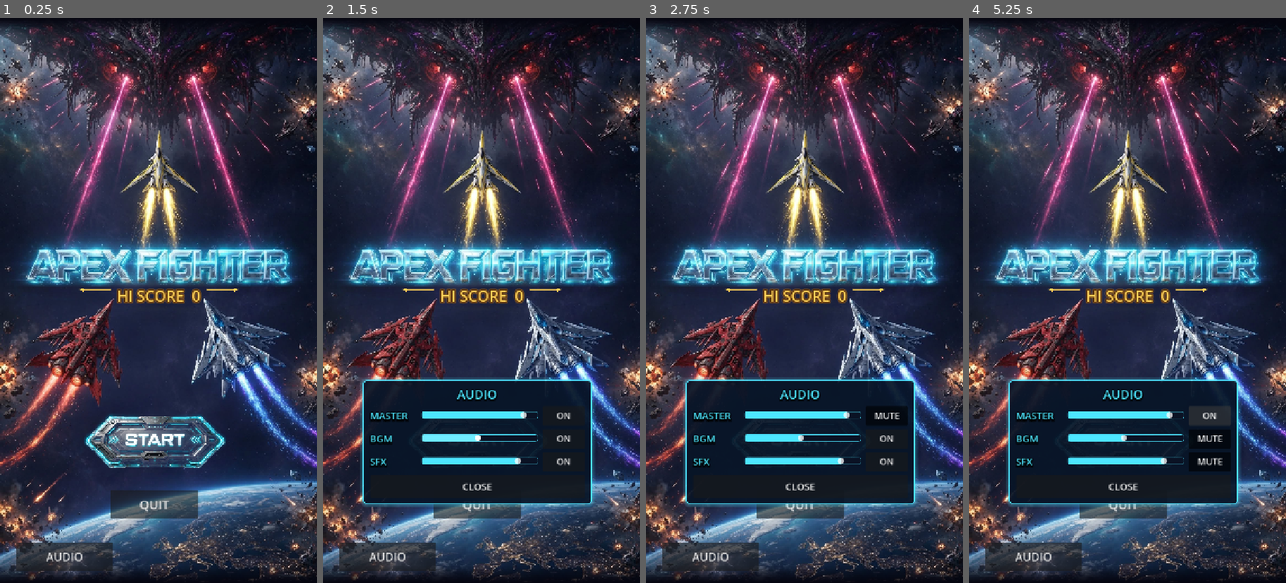
Above: before the commit, frames 1-4 (left to right).
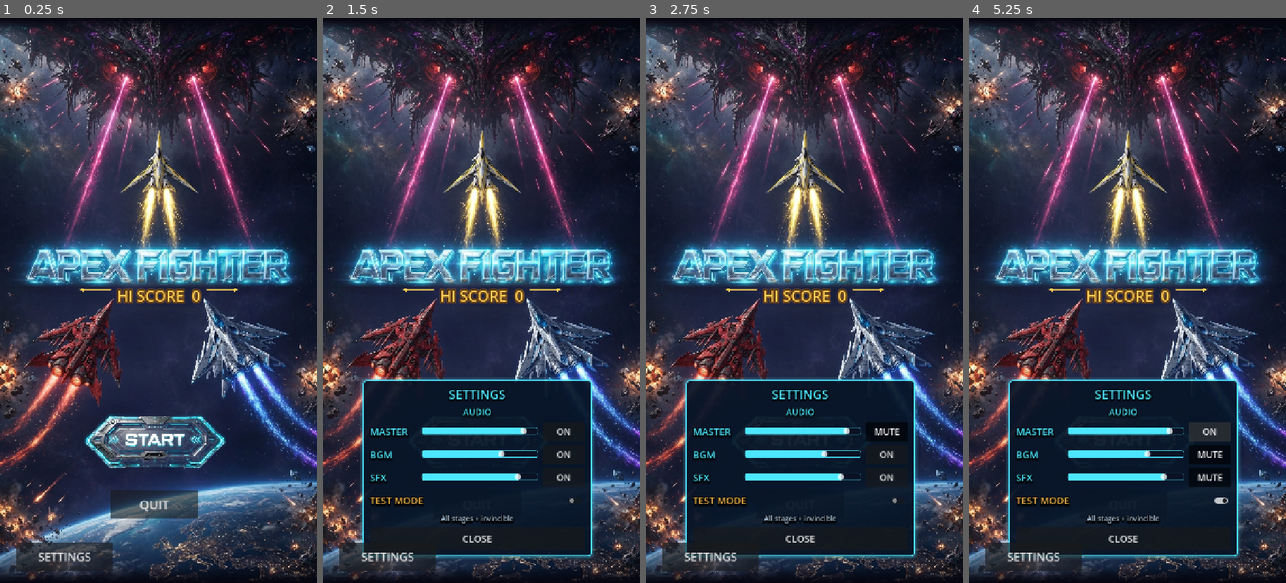
Above: after the commit, the same moments.

Repository: apsmkimo/Apex-Fighter
Game: Godot game, scene res://src/ui/menus/title_screen.tscn
The game is run twice, just before and just after one commit, with the same random seed, the same clock (stepped at 60 frames per second) and the same inputs.
Inputs (mouse positions are in pixels of both pictures, inside the frame that each line leads up to):
- Up to frame 1 (0.25 s): no input
- Up to frame 2 (1.5 s): click "AUDIO" (after the commit: "SETTINGS") at 0.5 s; click (478, 441) at 1.25 s
- Up to frame 3 (2.75 s): click "ON" at 2 s
- Up to frame 4 (5.25 s): click "ON" at 2.75 s; click "ON" at 3.5 s; click (1209, 498) at 4.27 s; click "MUTE" at 5 s

The runs differ from the first frame. In frame 1, 0.2% of the frame differs, in the area x 12-29%, y 94-97%; in frame 2, 10%; in frame 3, 11%; in frame 4, 11%, in the area x 11-86%, y 65-97%.

Commit message:
Fix star map node 10 overlap, rename AUDIO to SETTINGS, add TEST MODE (all stages + invincible)

Diff:
--- a/src/autoload/game_manager.gd
+++ b/src/autoload/game_manager.gd
@@ -41,6 +41,8 @@
 var last_run_cleared := false
 ## 已依序通過的關卡數（星圖解鎖用，0 = 只有第一關可以打）
 var cleared_stages := 0
+## 測試模式（SETTINGS 開關）：所有關卡都能選、戰機無敵。會存檔
+var test_mode := false
 
 
 func _ready() -> void:
@@ -215,6 +217,7 @@
 				hi_scores[key] = int(cfg.get_value("hi_scores", key, 0))
 		last_diff = String(cfg.get_value("settings", "difficulty", "normal"))
 		cleared_stages = int(cfg.get_value("progress", "cleared_stages", 0))
+		test_mode = bool(cfg.get_value("settings", "test_mode", false))
 	var d := Database.get_difficulty(StringName(last_diff))
 	set_difficulty(d if d else Database.default_difficulty())
 
@@ -240,7 +243,13 @@
 	if difficulty:
 		cfg.set_value("settings", "difficulty", String(difficulty.id))
 	cfg.set_value("progress", "cleared_stages", cleared_stages)
+	cfg.set_value("settings", "test_mode", test_mode)
 	cfg.save(SAVE_PATH)
+
+
+func set_test_mode(on: bool) -> void:
+	test_mode = on
+	_save()
 	# SMCPKG_SUPPORT<<<CursorM9SaveEnd
 
 
--- a/src/entities/player/player.gd
+++ b/src/entities/player/player.gd
@@ -172,6 +172,10 @@
 func take_hit(amount: int) -> void:
 	if not alive or _entering or invincible > 0.0:
 		return
+	# 測試模式：無敵（照樣閃一下讓人知道被打到）
+	if GameManager.test_mode:
+		invincible = 0.15
+		return
 	if shield > 0.0:
 		shield = 0.0
 		invincible = 0.6
--- a/src/ui/audio_panel.gd
+++ b/src/ui/audio_panel.gd
@@ -28,12 +28,32 @@
 	_box = VBoxContainer.new()
 	_box.add_theme_constant_override(&"separation", 8)
 	add_child(_box)
-	_box.add_child(UiKit.label("AUDIO", 28, NeonDraw.CYAN))
+	_box.add_child(UiKit.label("SETTINGS", 28, NeonDraw.CYAN))
+	_box.add_child(UiKit.label("AUDIO", 20, NeonDraw.CYAN))
 	_add_row(&"Master", "MASTER")
 	_add_row(&"BGM", "BGM")
 	_add_row(&"SFX", "SFX")
 	AudioManager.settings_changed.connect(_refresh)
 	_refresh()
+	_add_test_toggle()
+
+
+## 測試模式開關：所有關卡可選＋戰機無敵（暫時給開發測試用）
+func _add_test_toggle() -> void:
+	var row := HBoxContainer.new()
+	row.add_theme_constant_override(&"separation", 10)
+	var lab := UiKit.label("TEST MODE", 22, Color(1.0, 0.75, 0.3))
+	lab.horizontal_alignment = HORIZONTAL_ALIGNMENT_LEFT
+	lab.size_flags_horizontal = Control.SIZE_EXPAND_FILL
+	row.add_child(lab)
+	var btn := CheckButton.new()
+	btn.focus_mode = Control.FOCUS_NONE
+	btn.button_pressed = GameManager.test_mode
+	btn.custom_minimum_size = Vector2(90, 44)
+	btn.toggled.connect(func(on: bool) -> void: GameManager.set_test_mode(on))
+	row.add_child(btn)
+	_box.add_child(row)
+	_box.add_child(UiKit.label("All stages + invincible", 16, Color(0.7, 0.8, 0.9)))
 
 
 ## 標題畫面的彈出面板用：多一顆關閉鈕
--- a/src/ui/menus/star_map.gd
+++ b/src/ui/menus/star_map.gd
@@ -64,7 +64,7 @@
 	for i in SLOT_COUNT:
 		# 左右交錯，再加一點固定的錯位，讓航線不像棋盤
 		var x := 230.0 if i % 2 == 0 else 490.0
-		x += [0.0, 20.0, -30.0, 10.0, -15.0, 25.0, -20.0, 15.0, -10.0][i]
+		x += [0.0, 20.0, -30.0, 10.0, -15.0, 25.0, -20.0, 15.0, -10.0, 20.0][i % 10]
 		_nodes.append(Vector2(x, MAP_H - BOTTOM_PAD - i * STEP_Y))
 	# 用 Catmull-Rom 把節點串成平滑航線
 	_path = PackedVector2Array()
@@ -96,7 +96,7 @@
 
 
 func _is_unlocked(i: int) -> bool:
-	return i < _stage_count() and i <= GameManager.cleared_stages
+	return i < _stage_count() and (i <= GameManager.cleared_stages or GameManager.test_mode)
 
 
 func _node_map(i: int) -> Vector2:
@@ -253,7 +253,9 @@
 	for p in _path:
 		scaled.append(_to_screen(p))
 	# 已解鎖航段的終點索引
-	var lit_end := _path_seg_start[mini(_current_index(), _path_seg_start.size() - 1)] if _current_index() > 0 else 0
+	# 第 i 個節點在 _path 的位置：最後一個節點是整條路徑的終點
+	var ci := _current_index()
+	var lit_end := (_path_seg_start[ci] if ci < _path_seg_start.size() else _path.size() - 1) if ci > 0 else 0
 	lit_end = mini(lit_end, scaled.size() - 1)
 	# 先畫整條暗色虛線
 	for i in range(0, scaled.size() - 1, 2):
--- a/src/ui/menus/title_screen.gd
+++ b/src/ui/menus/title_screen.gd
@@ -136,7 +136,7 @@
 
 # SMCPKG_SUPPORT>>>CursorM9TitleAudioUi
 func _build_audio() -> void:
-	var audio_btn := UiKit.button("AUDIO", 26, Vector2(220, 64))
+	var audio_btn := UiKit.button("SETTINGS", 26, Vector2(220, 64))
 	audio_btn.position = Vector2(36, 1188)
 	var panel := AudioPanel.new()
 	panel.position = Vector2(90, 820)
Binary file changed: assets/sprites/map/bg_9_asteroid.png
